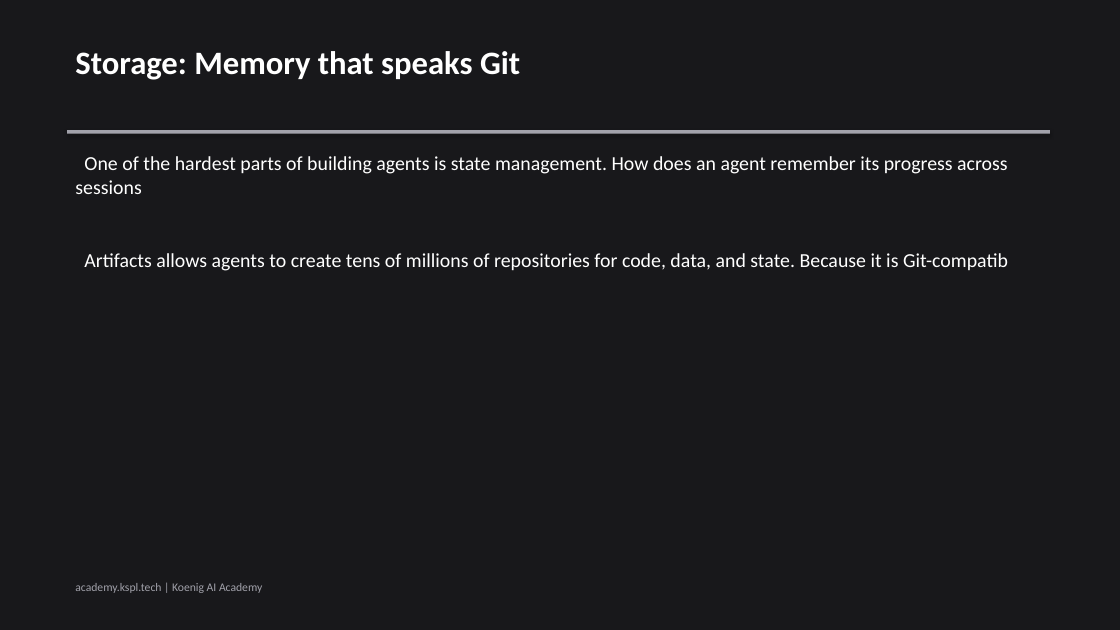
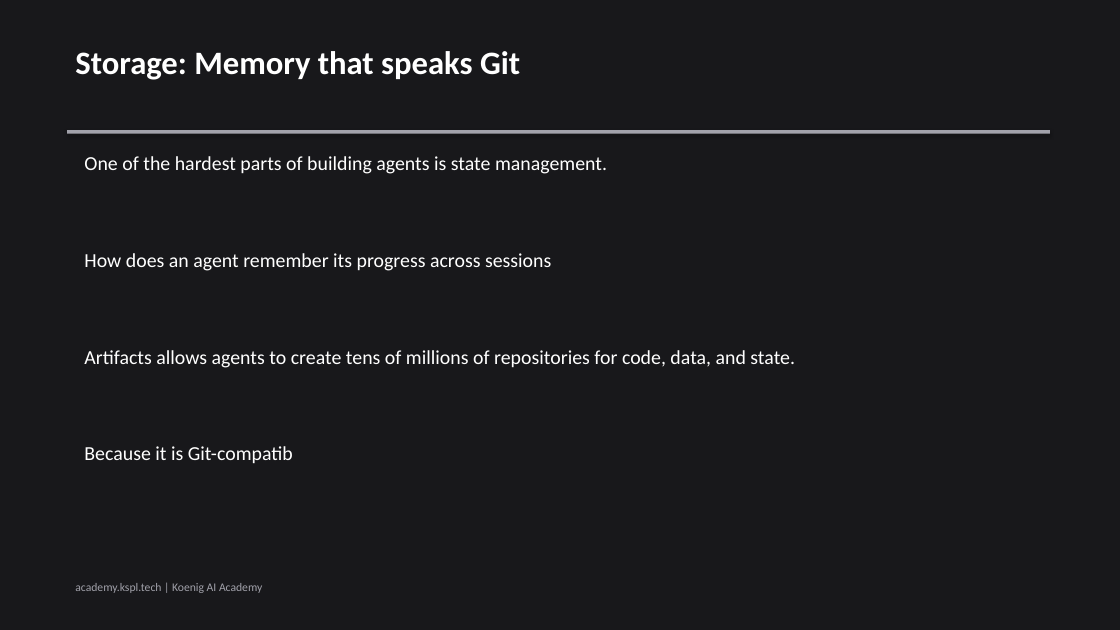
Before and after one commit to Koenig-Solutions-Private-Limited/koenig-ai-org, a slide deck: slide 5 of vault/blogs/cloudflare-agents-week-2026-explained/slides.pptx. Drawn at 1120x630 pixels with LibreOffice and Linux fonts; fonts in the diff are those of the drawing. Boxes give left, top, right and bottom in pixels: in the first picture for what was removed or moved away, otherwise in the second. Text is boxed around its words. In the diff, an @@ line names an element or a change of style, - is before the commit and + after.

```diff
--- a/vault/blogs/cloudflare-agents-week-2026-explained/slides.pptx
+++ b/vault/blogs/cloudflare-agents-week-2026-explained/slides.pptx
@@ text at (84,156,607,174): text changed @@
-One of the hardest parts of building agents is state management. How does an agent remember its progress across sessions
+One of the hardest parts of building agents is state management.
@@ text added at (84,253,551,271), 17 pt, text #FFFFFF @@
+How does an agent remember its progress across sessions
@@ text at (84,350,795,368): text changed @@
-Artifacts allows agents to create tens of millions of repositories for code, data, and state. Because it is Git-compatib
+Artifacts allows agents to create tens of millions of repositories for code, data, and state.
@@ text added at (84,446,293,464), 17 pt, text #FFFFFF @@
+Because it is Git-compatib
```
Also in this commit, not shown: 3 other slides changed, 9 other files.
